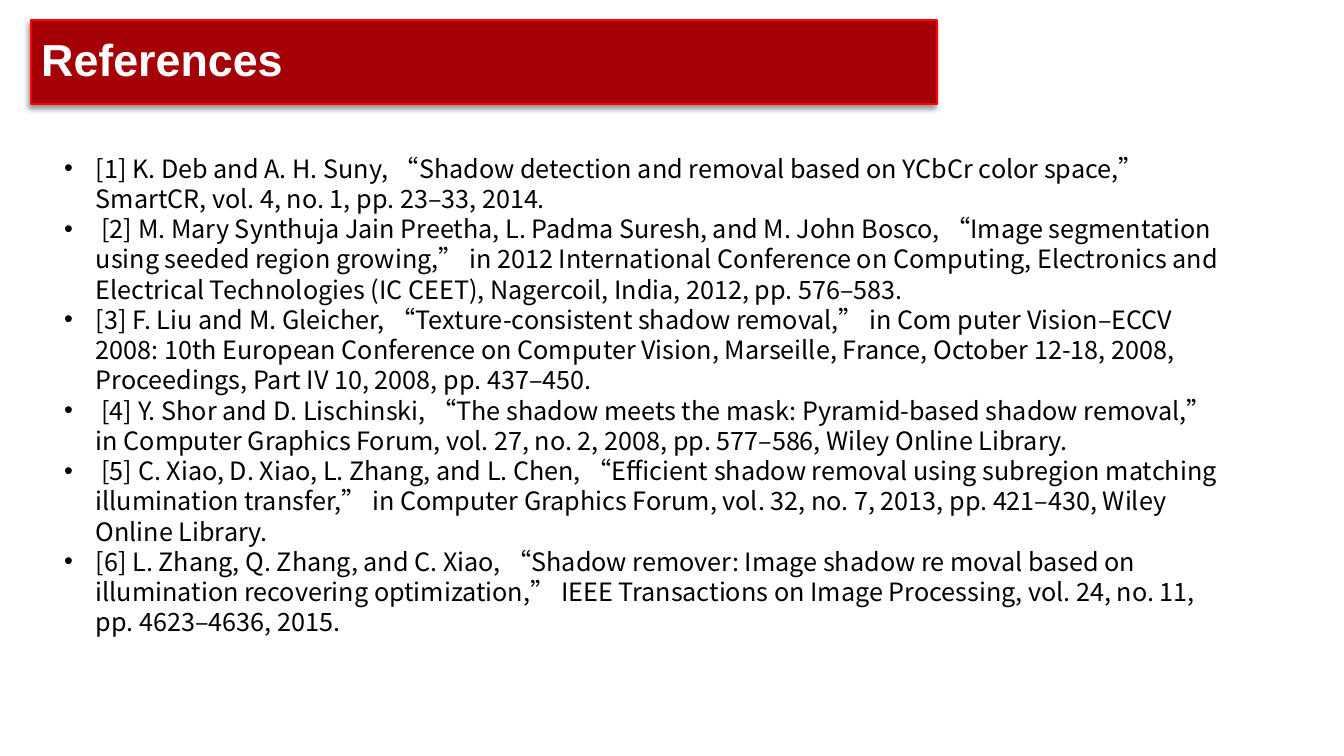
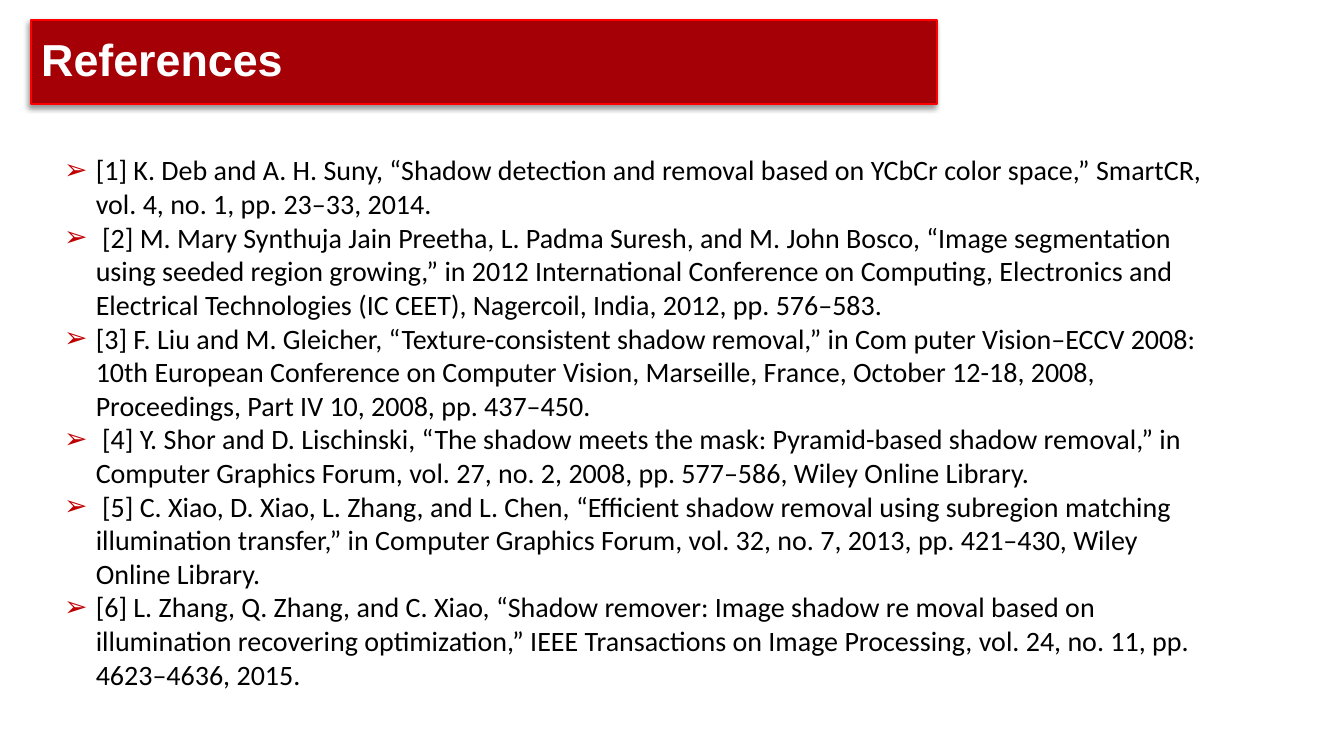
Before and after one commit to RealJustinNi/CS270-Digitial-Image-Processing-Project, a slide deck: slide 11 of DIP2024_Group2_pre.pptx. Drawn at 1344x756 pixels with LibreOffice and Linux fonts; fonts in the diff are those of the drawing; background and template pictures are left out. Boxes give left, top, right and bottom in pixels: in the first picture for what was removed or moved away, otherwise in the second. Text is boxed around its words. In the diff, an @@ line names an element or a change of style, - is before the commit and + after.

Commit message:
fix fonts, add contents

```diff
--- a/DIP2024_Group2_pre.pptx
+++ b/DIP2024_Group2_pre.pptx
@@ text "[1] K. Deb and A. ..." at [96,159,1201,689]: size 18 to 20 pt, font Noto Sans CJK SC to Calibri; bullet • to ➢ @@
```
Also in this commit, not shown: 8 other slides changed.
